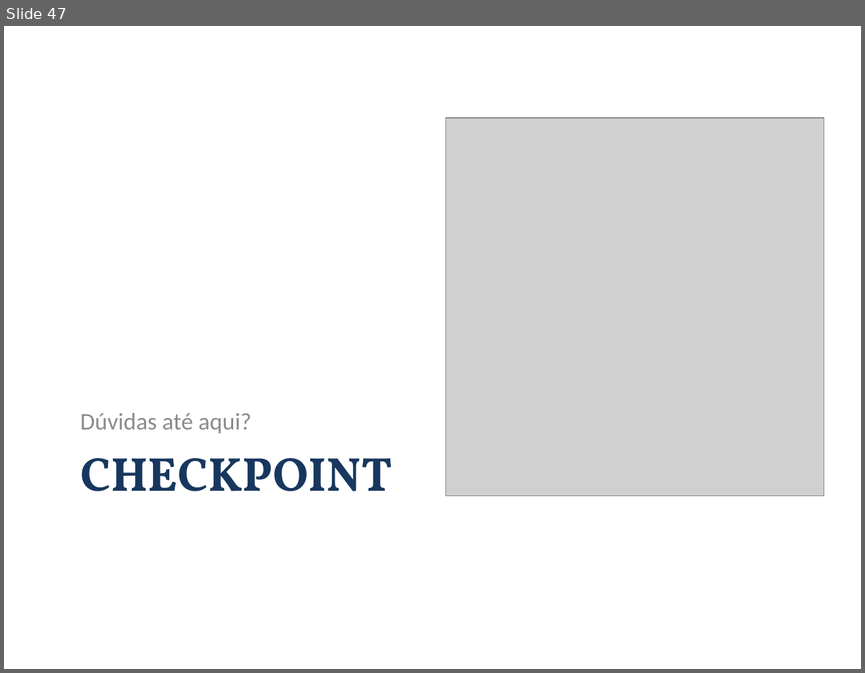
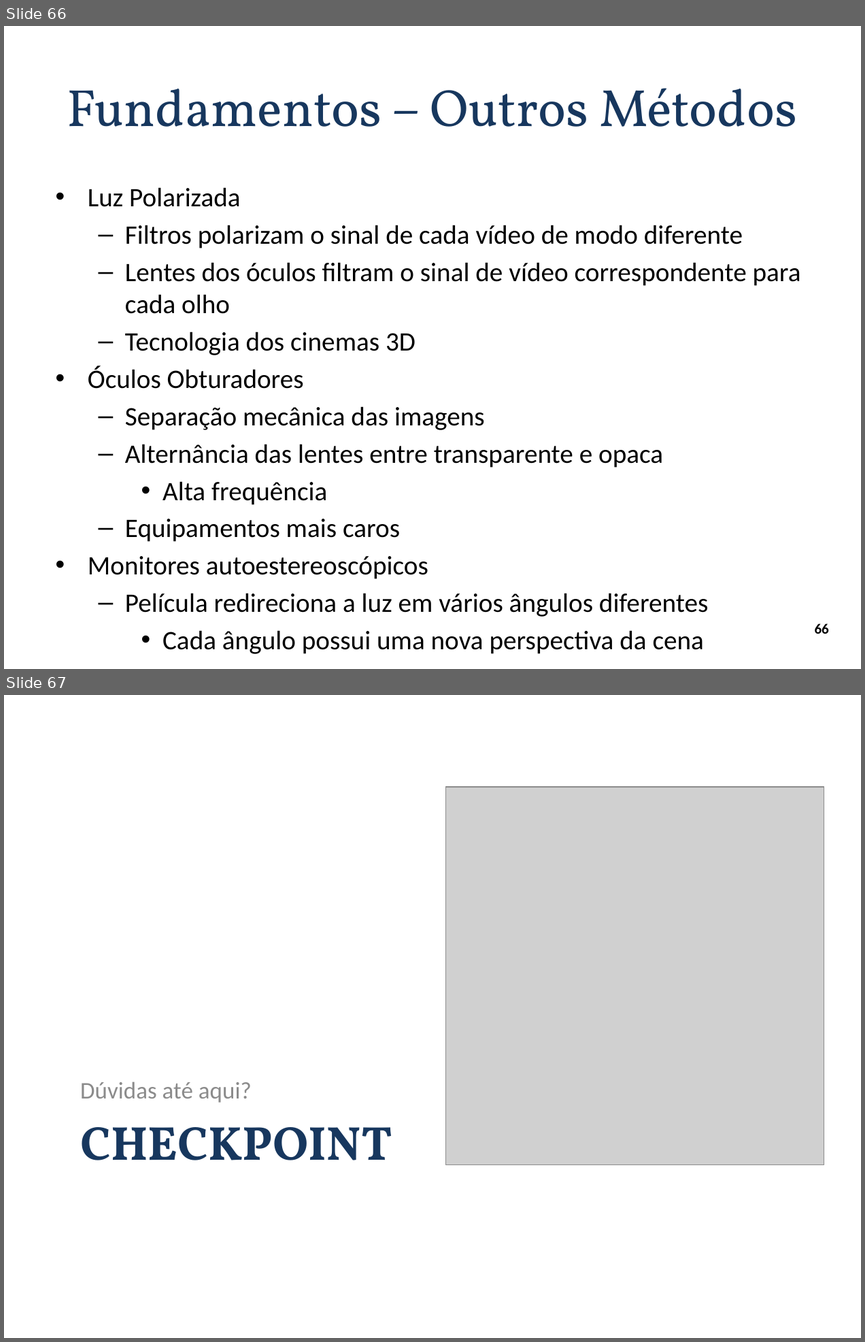
Before and after one commit to andrecurvello/tests-zingarelli, a slide deck: 1-Meus-Artigos/Minicurso-SemComp2011/minicurso-SemComp2011.pptx. Shown one above the other, each under a label of ours: slide 47 before the commit, slides 66 and 67 after it. The pictures are 865x673 and 865x1342 pixels, drawn with LibreOffice and Linux fonts; fonts in the diff are those of the drawing; grey boxes stand for pictures; background and template pictures are left out. Boxes give left, top, right and bottom in pixels: in the first picture for what was removed or moved away, otherwise in the second. Text is boxed around its words. In the diff, an @@ line names an element or a change of style, - is before the commit and + after.

```diff
--- a/1-Meus-Artigos/Minicurso-SemComp2011/minicurso-SemComp2011.pptx
+++ b/1-Meus-Artigos/Minicurso-SemComp2011/minicurso-SemComp2011.pptx
@@ slide 66 added at [4,26,861,669], background #FFFFFF @@
@@ title added at [67,88,797,127], 44 pt, text #17375E @@
+Fundamentos – Outros Métodos
@@ text added at [88,187,801,654], 22.4 pt, text #000000 @@
+• Luz Polarizada
+  – Filtros polarizam o sinal de cada vídeo de modo diferente
+  – Lentes dos óculos filtram o sinal de vídeo correspondente para cada olho
+  – Tecnologia dos cinemas 3D
+• Óculos Obturadores
+  – Separação mecânica das imagens
+  – Alternância das lentes entre transparente e opaca
+    • Alta frequência
+  – Equipamentos mais caros
+• Monitores autoestereoscópicos
+  – Película redireciona a luz em vários ângulos diferentes
+    • Cada ângulo possui uma nova perspectiva da cena
@@ page number added at [766,563,823,612], 14 pt, text #FFFFFF, bold @@
+66
@@ page number added at [815,623,829,633], 12 pt, text #000000, bold @@
+66
@@ what was slide 47 is now slide 67 @@
```
Also in this commit, not shown: 2 slides changed, 24 other slides added, 9 other files.
